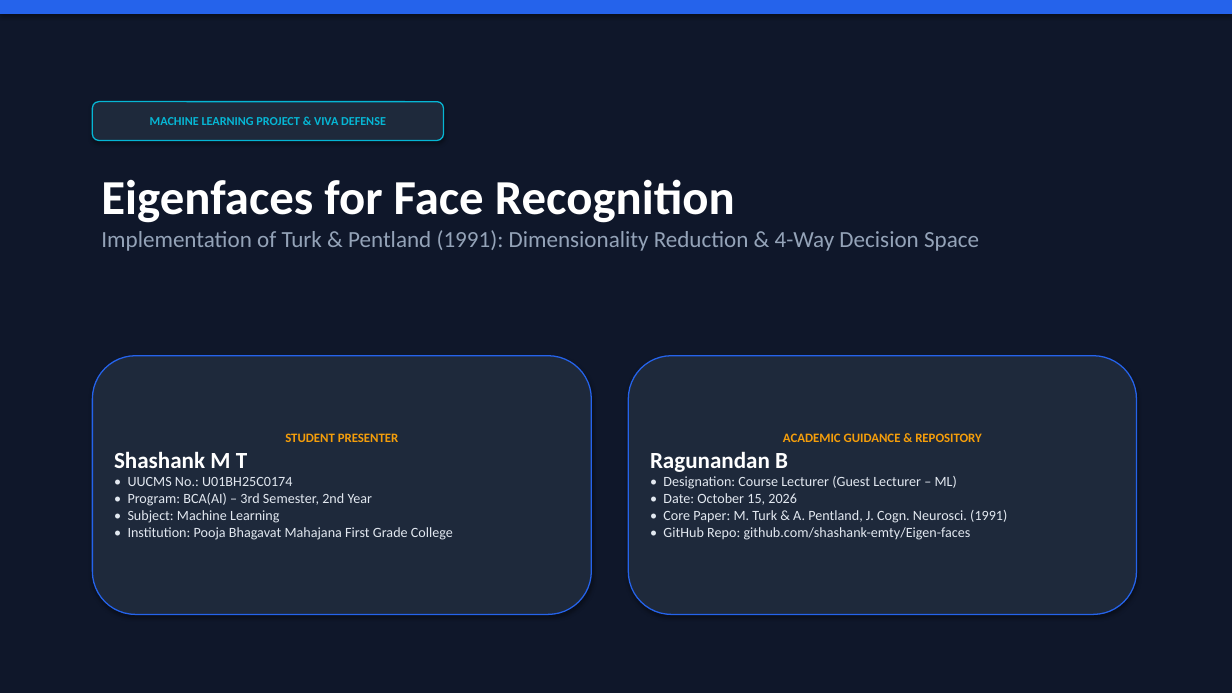
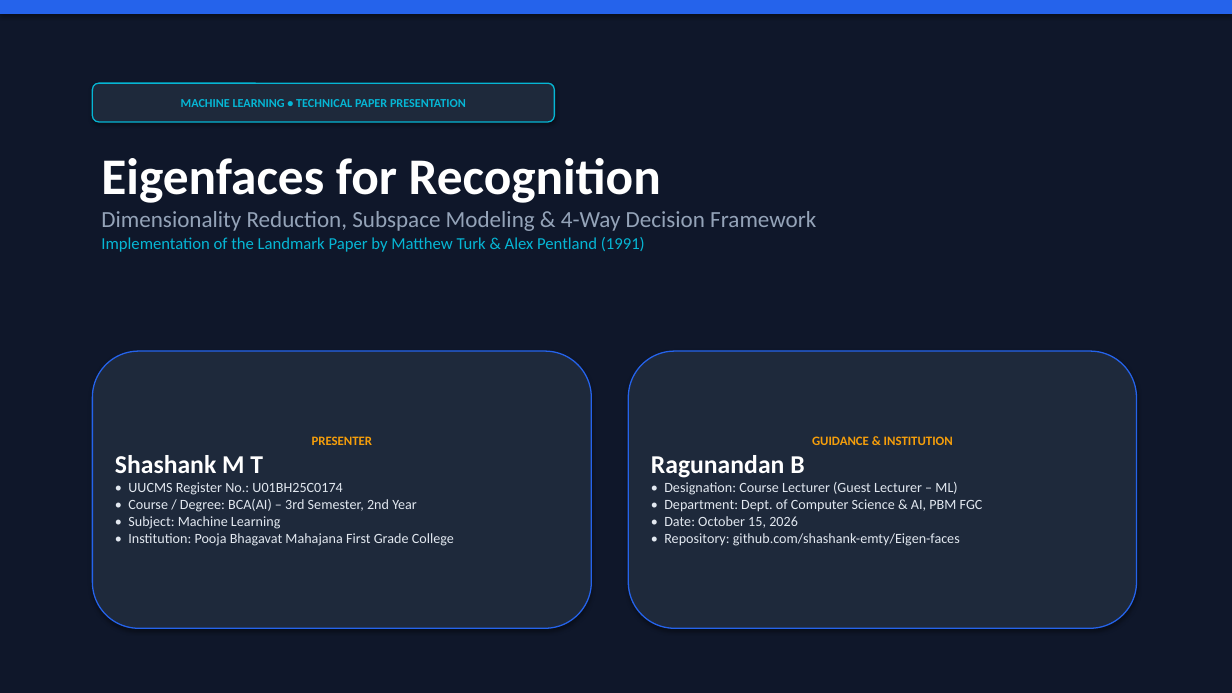
Before and after one commit to shashank-emty/Eigen-faces, a slide deck: slide 1 of EigenFaces_Presentation.pptx. Drawn at 1232x693 pixels with LibreOffice and Linux fonts; fonts in the diff are those of the drawing. Boxes give left, top, right and bottom in pixels: in the first picture for what was removed or moved away, otherwise in the second. Text is boxed around its words. In the diff, an @@ line names an element or a change of style, - is before the commit and + after.

Commit message:
Organize project structure, update core implementation, reports, and presentation materials

```diff
--- a/EigenFaces_Presentation.pptx
+++ b/EigenFaces_Presentation.pptx
@@ rounded rectangle "MACHINE LEARNING • TECHNICAL PAPER ...": place and size @@
-rounded rectangle "MACHINE LEARNING • TECHNICAL PAPER ..." at <box>92,102,444,140</box>
+rounded rectangle "MACHINE LEARNING • TECHNICAL PAPER ..." at <box>92,83,555,122</box>
@@ text in rounded rectangle at <box>181,99,466,107</box>: text changed @@
-MACHINE LEARNING PROJECT & VIVA DEFENSE
+MACHINE LEARNING • TECHNICAL PAPER PRESENTATION
@@ text at <box>101,158,816,252</box>: text changed; size 18 to 13 pt; text colour #94A3B8 to #06B6D4 @@
-Eigenfaces for Face Recognition
-Implementation of Turk & Pentland (1991): Dimensionality Reduction & 4-Way Decision Space
+Eigenfaces for Recognition
+Dimensionality Reduction, Subspace Modeling & 4-Way Decision Framework
+Implementation of the Landmark Paper by Matthew Turk & Alex Pentland (1991)
@@ rounded rectangle "PRESENTER": place and size @@
-rounded rectangle "PRESENTER" at <box>92,356,592,615</box>
+rounded rectangle "PRESENTER" at <box>92,351,592,628</box>
@@ rounded rectangle "GUIDANCE & INSTITUTION": place and size @@
-rounded rectangle "GUIDANCE & INSTITUTION" at <box>628,356,1137,615</box>
+rounded rectangle "GUIDANCE & INSTITUTION" at <box>628,351,1137,628</box>
@@ text in rounded rectangle at <box>312,436,373,445</box>: text changed @@
-STUDENT PRESENTER
+PRESENTER
@@ text in rounded rectangle at <box>812,436,953,445</box>: text changed @@
-ACADEMIC GUIDANCE & REPOSITORY
+GUIDANCE & INSTITUTION
@@ text in rounded rectangle at <box>115,455,263,473</box>: size 18 to 20 pt in "Shashank M T" @@
@@ text in rounded rectangle at <box>651,455,804,478</box>: size 18 to 20 pt in "Ragunandan B" @@
@@ text in rounded rectangle at <box>128,482,417,512</box>: text changed @@
-• UUCMS No.: U01BH25C0174
-• Program: BCA(AI) – 3rd Semester, 2nd Year
+• UUCMS Register No.: U01BH25C0174
+• Course / Degree: BCA(AI) – 3rd Semester, 2nd Year
@@ text in rounded rectangle at <box>664,499,983,512</box>: paragraph added @@
+• Department: Dept. of Computer Science & AI, PBM FGC
@@ text in rounded rectangle at <box>664,533,960,546</box>: text changed @@
-• Core Paper: M. Turk & A. Pentland, J. Cogn. Neurosci. (1991)
-• GitHub Repo: github.com/shashank-emty/Eigen-faces
+• Repository: github.com/shashank-emty/Eigen-faces
```
Also in this commit, not shown: 5 other slides changed, 7 slides added, 7 slides removed, 13 other files.
